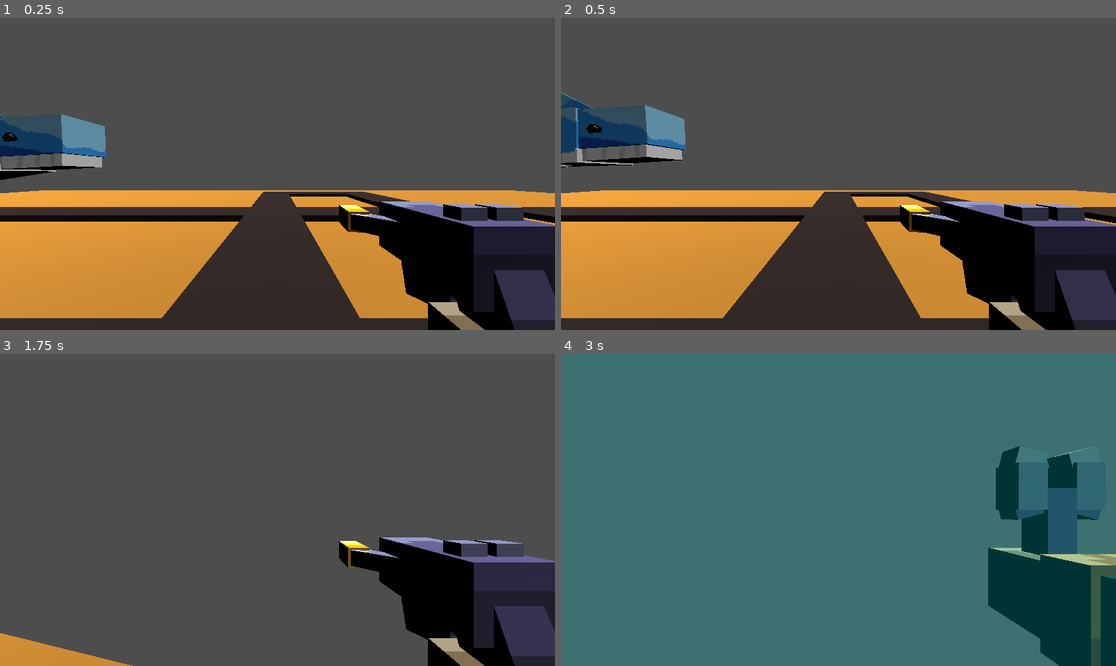
Above: before the commit, frames 1-4 (two rows, left to right).
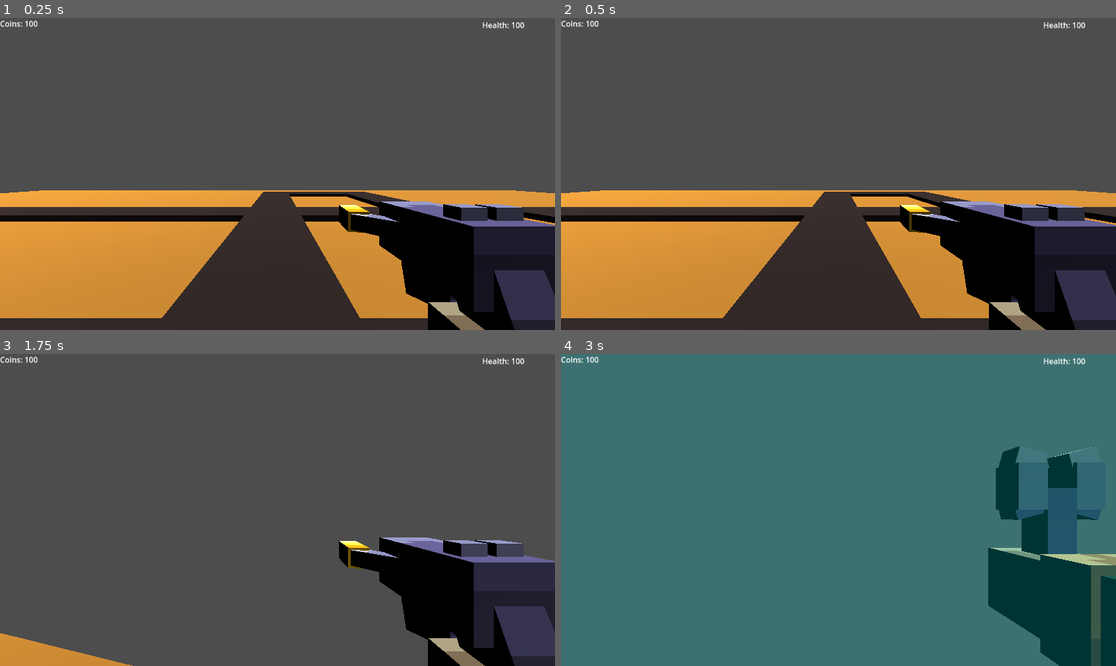
Above: after the commit, the same moments.

Repository: GuiguiSlide/projet_gamejam_2025_cesi
Game: Godot game, scene res://main.tscn
Same seed, same stepped clock (60 frames per second), same inputs: the game is played once before the commit and once after it.
Inputs (mouse positions are in pixels of both pictures, inside the frame that each line leads up to):
- Up to frame 1 (0.25 s): no input
- Up to frame 2 (0.5 s): no input
- Up to frame 3 (1.75 s): move the mouse to (305, 510) at 0.52 s; press the mouse at (305, 510) at 0.53 s; hold W (forward) from 0.53 s (still down); tap Space (jump) at 0.77, 1.52 s; move the mouse to (249, 510) at 1.27 s; release the mouse at (249, 510) at 1.28 s; click (249, 510) at 1.35 s
- Up to frame 4 (3 s): keep holding W (forward); move the mouse to (849, 503) at 2.02 s; hold 1 (weapon1) 2.03-2.78 s; click (849, 503) at 2.3 s; tap Enter at 2.75 s; move the mouse to (832, 516) at 2.77 s; tap 2 (weapon2) at 2.85 s

The runs differ from the first frame. In frame 1, 3.0% of the frame differs, in the area x 0-95%, y 0-52%; in frame 2, 3.7%, in the area x 0-95%, y 0-48%; in frame 3, 0.1%; in frame 4, 0.2%.

Commit message:
mob money health

Diff:
--- a/clownfish.tscn
+++ b/clownfish.tscn
@@ -1,9 +1,10 @@
 [gd_scene load_steps=4 format=3 uid="uid://b5qf8p75pagbp"]
 
 [ext_resource type="Script" uid="uid://dkoc1p3bdeab8" path="res://enemypath.gd" id="1_6thd1"]
-[ext_resource type="PackedScene" uid="uid://bg6s1w5qsnhl4" path="res://fishlv1.gltf" id="2_d4msy"]
+[ext_resource type="PackedScene" uid="uid://bg6s1w5qsnhl4" path="res://modele/fishlv1.gltf" id="2_d4msy"]
 
 [sub_resource type="SphereShape3D" id="SphereShape3D_8xmgw"]
+radius = 3.0
 
 [node name="Node3D" type="Node3D"]
 script = ExtResource("1_6thd1")
--- a/enemypath.gd
+++ b/enemypath.gd
@@ -3,8 +3,8 @@
 @onready var body = $StaticBody3D
 @onready var anim = $StaticBody3D/blockbench_export/AnimationPlayer
 
-var speed = 2.0
-var health = 100.0
+var speed = 10.0
+var has_reached_end = false  # Flag to track path completion
 var instructions = [
 	{"type": "move", "distance": 12},
 	{"type": "turn", "angle": 90},
@@ -36,32 +36,33 @@
 
 func _ready():
 	add_to_group("enemies")
-	# Set collision layers/masks (layer numbers depend on your project settings)
-	body.collision_layer = 3  # Enemies' layer
-	body.collision_mask = 1   # Set to detect tower's detection area
-
-	# Ensure the AnimationPlayer node is valid before attempting to play animations
-func take_damage(amount):
-	health -= amount
-	if health <= 0:
-		die()
+	body.collision_layer = 3
+	body.collision_mask = 1
 
 func die():
 	queue_free()
 
 func _physics_process(delta):
 	if current_instruction >= instructions.size():
+		if !has_reached_end:
+			has_reached_end = true
+			print("dmgtaken")
+			# Get player reference properly
+			var player = get_tree().get_first_node_in_group("player")
+			if player and player.has_method("take_damage"):
+				player.take_damage(10)
+			else:
+				push_error("Player or take_damage() method not found!")
+			queue_free()  # Remove enemy after completing path
 		return
+
 	anim.play("walk")
-
 	var instr = instructions[current_instruction]
-
 	match instr.type:
 		"move":
 			var move_dist = speed * delta
 			var remaining = instr.distance - distance_moved
 			var actual_move = min(move_dist, remaining)
-			# Move along the node's local forward axis
 			translate(Vector3.FORWARD * actual_move)
 			distance_moved += actual_move
 			if distance_moved >= instr.distance:
--- a/enemypath.tscn
+++ b/enemypath.tscn
@@ -1,7 +1,7 @@
 [gd_scene load_steps=4 format=3 uid="uid://2ahhbnmdpfj4"]
 
 [ext_resource type="Script" uid="uid://dkoc1p3bdeab8" path="res://enemypath.gd" id="1_g6gke"]
-[ext_resource type="PackedScene" uid="uid://bg6s1w5qsnhl4" path="res://fishlv1.gltf" id="2_wrq13"]
+[ext_resource type="PackedScene" uid="uid://bg6s1w5qsnhl4" path="res://modele/fishlv1.gltf" id="2_wrq13"]
 
 [sub_resource type="SphereShape3D" id="SphereShape3D_8xmgw"]
 
@@ -9,7 +9,7 @@
 script = ExtResource("1_g6gke")
 
 [node name="StaticBody3D" type="StaticBody3D" parent="."]
-collision_layer = 4
+collision_mask = 4
 
 [node name="blockbench_export" parent="StaticBody3D" instance=ExtResource("2_wrq13")]
 
--- a/orc.tscn
+++ b/orc.tscn
@@ -1,9 +1,10 @@
 [gd_scene load_steps=4 format=3 uid="uid://bkn3jr3rlnuwn"]
 
 [ext_resource type="Script" uid="uid://dkoc1p3bdeab8" path="res://enemypath.gd" id="1_3xw0u"]
-[ext_resource type="PackedScene" uid="uid://clmklbpitomer" path="res://fishlv5.gltf" id="2_kapy6"]
+[ext_resource type="PackedScene" uid="uid://clmklbpitomer" path="res://modele/fishlv5.gltf" id="2_kapy6"]
 
 [sub_resource type="SphereShape3D" id="SphereShape3D_8xmgw"]
+radius = 5.0
 
 [node name="Node3D" type="Node3D"]
 script = ExtResource("1_3xw0u")
--- a/player.gd
+++ b/player.gd
@@ -10,7 +10,11 @@
 @onready var pistol: Node3D = $arm/Camera3D/pistol
 @onready var wrench: Node3D = $arm/Camera3D/wrench
 @onready var blue_filter: ColorRect = $arm/Camera3D/ColorRect
+@onready var health_label: Label = $arm/Camera3D/ui/health
+@onready var money_label: Label = $arm/Camera3D/ui/money
 
+var player_money: int = 100
+var player_health: int = 100
 var gravity = ProjectSettings.get_setting("physics/3d/default_gravity")
 var current_weapon = "pistol"
 
@@ -18,43 +22,42 @@
 	Input.mouse_mode = Input.MOUSE_MODE_CAPTURED
 	blue_filter.mouse_filter = Control.MOUSE_FILTER_IGNORE
 	update_weapon()
+	# Initialize UI labels
+	money_label.text = "Coins: " + str(player_money)
+	health_label.text = "Health: " + str(player_health)
 
 func _input(event):
-	# Toggle mouse capture with left click and Escape
 	if event.is_action_pressed("leftclick"):
 		Input.mouse_mode = Input.MOUSE_MODE_CAPTURED
 	if event.is_action_pressed("ui_cancel"):
 		Input.mouse_mode = Input.MOUSE_MODE_VISIBLE
 
 func _unhandled_input(event):
-	# Mouse look only when captured
 	if event is InputEventMouseMotion and Input.mouse_mode == Input.MOUSE_MODE_CAPTURED:
 		var delta = event.relative * MOUSE_SENS
 		cam.rotation.x -= deg_to_rad(delta.y)
 		cam.rotation.x = clamp(cam.rotation.x, deg_to_rad(-90), deg_to_rad(90))
 		rotate_y(deg_to_rad(-delta.x))
 
-
-	# Weapon switching
 	if event.is_action_pressed("weapon1"):
 		switch_weapon("pistol")
 	if event.is_action_pressed("weapon2"):
 		switch_weapon("wrench")
 
 func _physics_process(delta):
-	# Check si le joueur est tombé trop bas et le remonter
 	if position.y <= -100:
 		position.y = 100
 
-	# Gravity
+	# Update UI labels
+	health_label.text = "Health: " + str(player_health)
+	money_label.text = "Coins: " + str(player_money)
+
 	if not is_on_floor():
 		velocity.y -= gravity * delta
 
-	# Jump
 	if Input.is_action_just_pressed("jump") and is_on_floor():
 		velocity.y = JUMP_VELOCITY
 
-	# Movement input
 	var input_dir = Input.get_vector("left", "right", "forward", "backward")
 	var direction = (cam.global_transform.basis * Vector3(input_dir.x, 0, input_dir.y)).normalized()
 
@@ -67,13 +70,11 @@
 
 	move_and_slide()
 
-	# Weapon actions
 	if Input.is_action_just_pressed("leftclick"):
 		if current_weapon == "pistol":
 			shoot_projectile()
 		elif current_weapon == "wrench":
 			place_tower()
-
 
 func switch_weapon(new_weapon: String):
 	current_weapon = new_weapon
@@ -86,63 +87,64 @@
 		wrench.visible = (current_weapon == "wrench")
 	if blue_filter:
 		blue_filter.visible = (current_weapon == "wrench")
+# Add to playerscript
+func take_damage(amount: int):
+	player_health -= amount
+	health_label.text = "Health: " + str(player_health)
+
+	if player_health <= 0:
+		get_tree().reload_current_scene()  # Or your game over logic
+
+func die():
+	# Handle player death (reload scene? show game over?)
+	get_tree().reload_current_scene()
 
 func shoot_projectile():
 	if not pistol:
 		print("Pistol node is missing!")
 		return
 
-	var projectile = PROJECTILE_SCENE.instantiate() as RigidBody3D
-	if not projectile:
-		print("Failed to instantiate projectile.")
-		return
-
-	# Ajoute le projectile à la scène d'abord
+	var projectile = PROJECTILE_SCENE.instantiate()
 	get_tree().current_scene.add_child(projectile)
 
-	# Vérifie qu'il est bien dans l'arbre avant d'accéder à global_transform
 	if not projectile.is_inside_tree():
 		print("Projectile is not inside the tree after adding it!")
 		return
 
-	# Positionnement du projectile légèrement devant le pistolet
 	var spawn_pos = pistol.global_position + (-pistol.global_transform.basis.z * 0.5)
 	var cam_forward = -cam.global_transform.basis.z.normalized()
-
 	projectile.global_transform.origin = spawn_pos
-
-	# Appliquer l'impulsion vers l'avant
-	# À la place de apply_impulse
-
-
-	var initial_impulse = cam_forward * 50
 	projectile.linear_velocity = cam_forward * 50
 
 func place_tower():
 	if wrench:
-		var tower = TOWER_SCENE.instantiate()
+		if player_money >= 10:
+			player_money -= 10
+			money_label.text = "Coins: " + str(player_money)
 
-		# Ajoute d'abord la tour à la scène
-		get_tree().current_scene.add_child(tower)
+			var tower = TOWER_SCENE.instantiate()
+			get_tree().current_scene.add_child(tower)
 
-		# Vérifie qu'elle est bien dans l'arbre
-		if not tower.is_inside_tree():
-			print("Tower is not inside the tree after adding it!")
-			return
+			if not tower.is_inside_tree():
+				print("Tower placement failed!")
+				return
 
-		# Raycast to find valid placement location
-		var ray_origin = cam.global_position
-		var ray_direction = -cam.global_transform.basis.z.normalized()
+			var ray_origin = cam.global_position
+			var ray_direction = -cam.global_transform.basis.z.normalized()
+			var space_state = get_world_3d().direct_space_state
+			var query = PhysicsRayQueryParameters3D.create(
+				ray_origin,
+				ray_origin + ray_direction * 10
+			)
+			query.exclude = [self]
 
-		var space_state = get_world_3d().direct_space_state
-		var query = PhysicsRayQueryParameters3D.create(ray_origin, ray_origin + ray_direction * 10)
-		query.exclude = [self]  # Exclude the current object from the raycast
-
-		var ray_result = space_state.intersect_ray(query)
-
-		if ray_result:
-			tower.global_transform.origin = ray_result.position
-		else:
-			print("Invalid tower placement!")
+			var ray_result = space_state.intersect_ray(query)
+			if ray_result:
+				tower.global_transform.origin = ray_result.position
+			else:
+				print("Invalid tower placement!")
+				tower.queue_free()
+				player_money += 10
+				money_label.text = "Coins: " + str(player_money)
 	else:
 		print("Wrench node is missing!")
--- a/player.tscn
+++ b/player.tscn
@@ -7,7 +7,9 @@
 
 [sub_resource type="CapsuleShape3D" id="CapsuleShape3D_ym83u"]
 
-[node name="player" type="CharacterBody3D"]
+[node name="player" type="CharacterBody3D" groups=["player"]]
+collision_layer = 2
+collision_mask = 128
 script = ExtResource("1_67vjv")
 
 [node name="CollisionShape3D" type="CollisionShape3D" parent="."]
@@ -35,5 +37,19 @@
 unique_name_in_owner = true
 transform = Transform3D(-4.37114e-08, 0, -1, 0, 1, 0, 1, 0, -4.37114e-08, 0.384353, -0.205622, 0.375863)
 
+[node name="ui" type="CanvasLayer" parent="arm/Camera3D"]
+
+[node name="money" type="Label" parent="arm/Camera3D/ui"]
+offset_right = 40.0
+offset_bottom = 23.0
+text = "coins:100"
+
+[node name="health" type="Label" parent="arm/Camera3D/ui"]
+offset_left = 1001.0
+offset_top = 3.0
+offset_right = 1098.0
+offset_bottom = 66.0
+text = "HealthPoint:"
+
 [node name="projectile" parent="." instance=ExtResource("3_i3pqv")]
 unique_name_in_owner = true
--- a/salmon.tscn
+++ b/salmon.tscn
@@ -1,9 +1,10 @@
 [gd_scene load_steps=4 format=3 uid="uid://dh7p1bd6otg4c"]
 
 [ext_resource type="Script" uid="uid://dkoc1p3bdeab8" path="res://enemypath.gd" id="1_u0utl"]
-[ext_resource type="PackedScene" uid="uid://qdjhx5rvi28x" path="res://fishlv2.gltf" id="2_1vhn8"]
+[ext_resource type="PackedScene" uid="uid://qdjhx5rvi28x" path="res://modele/fishlv2.gltf" id="2_1vhn8"]
 
 [sub_resource type="SphereShape3D" id="SphereShape3D_8xmgw"]
+radius = 3.0
 
 [node name="Node3D" type="Node3D"]
 script = ExtResource("1_u0utl")
--- a/shark.tscn
+++ b/shark.tscn
@@ -1,9 +1,10 @@
 [gd_scene load_steps=4 format=3 uid="uid://dg7gisdh0g72g"]
 
 [ext_resource type="Script" uid="uid://dkoc1p3bdeab8" path="res://enemypath.gd" id="1_d5pdq"]
-[ext_resource type="PackedScene" uid="uid://byax2s52i6f10" path="res://fishlv4.gltf" id="2_k17ol"]
+[ext_resource type="PackedScene" uid="uid://byax2s52i6f10" path="res://modele/fishlv4.gltf" id="2_k17ol"]
 
 [sub_resource type="SphereShape3D" id="SphereShape3D_8xmgw"]
+radius = 4.0
 
 [node name="Node3D" type="Node3D"]
 script = ExtResource("1_d5pdq")
--- a/summonner.gd
+++ b/summonner.gd
@@ -17,7 +17,7 @@
 		]
 	# Start the timer
 	var timer = Timer.new()
-	timer.wait_time = 0.1  # Set the timer to 10 seconds
+	timer.wait_time = 5  # Set the timer to 10 seconds
 	timer.one_shot = false  # Make the timer repeat
 	add_child(timer)  # Add the timer to the scene tree
 	timer.start()  # Start the timer
--- a/summonner.tscn
+++ b/summonner.tscn
@@ -11,7 +11,7 @@
 [node name="summonner" type="Node3D"]
 script = ExtResource("1_3hhbi")
 
-[node name="clown" parent="." instance=ExtResource("1_0mjir")]
+[node name="clownfish" parent="." instance=ExtResource("1_0mjir")]
 unique_name_in_owner = true
 visible = false
 
--- a/sunfish.tscn
+++ b/sunfish.tscn
@@ -4,6 +4,7 @@
 [ext_resource type="PackedScene" uid="uid://bi738m1l5be82" path="res://modele/fishlv3.gltf" id="2_aecs1"]
 
 [sub_resource type="SphereShape3D" id="SphereShape3D_8xmgw"]
+radius = 4.0
 
 [node name="Node3D" type="Node3D"]
 script = ExtResource("1_u5kul")
--- a/towertemplate.gd
+++ b/towertemplate.gd
@@ -26,12 +26,15 @@
 	target_pos.y = tower_pos.y  # Ignore vertical difference for aiming
 	upper_part.look_at(target_pos, Vector3.UP)
 
-func _on_detection_area_body_entered(body: Node):
+
+func _on_detection_area_body_entered(body: Node3D):
+	print("Enemy detected: ", body.name)
 	if body.is_in_group("enemies"):
 		print("Enemy detected: ", body.name)
 		current_target = body
 
-func _on_detection_area_body_exited(body: Node):
+func _on_detection_area_body_exited(body: Node3D):
+	print("Enemy detected: ", body.name)
 	if body == current_target:
 		print("Enemy lost: ", body.name)
 		current_target = null
--- a/towertemplate.tscn
+++ b/towertemplate.tscn
@@ -9,7 +9,7 @@
 [sub_resource type="BoxShape3D" id="BoxShape3D_vgmt7"]
 
 [sub_resource type="SphereShape3D" id="SphereShape3D_a1rps"]
-radius = 10.0
+radius = 3.0
 
 [node name="Tower" type="Node3D"]
 script = ExtResource("1_16wf6")
@@ -30,7 +30,6 @@
 
 [node name="DetectionArea" type="Area3D" parent="."]
 unique_name_in_owner = true
-collision_layer = 8
 collision_mask = 4
 
 [node name="CollisionShape3D" type="CollisionShape3D" parent="DetectionArea"]
--- a/whale.tscn
+++ b/whale.tscn
@@ -4,6 +4,7 @@
 [ext_resource type="PackedScene" uid="uid://c4tdw56473uoc" path="res://modele/fishlv6.gltf" id="2_d3rs6"]
 
 [sub_resource type="SphereShape3D" id="SphereShape3D_8xmgw"]
+radius = 4.0
 
 [node name="Node3D" type="Node3D"]
 script = ExtResource("1_v43gg")
--- a/world.tscn
+++ b/world.tscn
@@ -21,6 +21,7 @@
 surface_material_override/0 = SubResource("StandardMaterial3D_f3sb7")
 
 [node name="StaticBody3D" type="StaticBody3D" parent="MeshInstance3D"]
+collision_layer = 255
 
 [node name="CollisionShape3D" type="CollisionShape3D" parent="MeshInstance3D/StaticBody3D"]
 shape = SubResource("ConvexPolygonShape3D_gv5m4")
